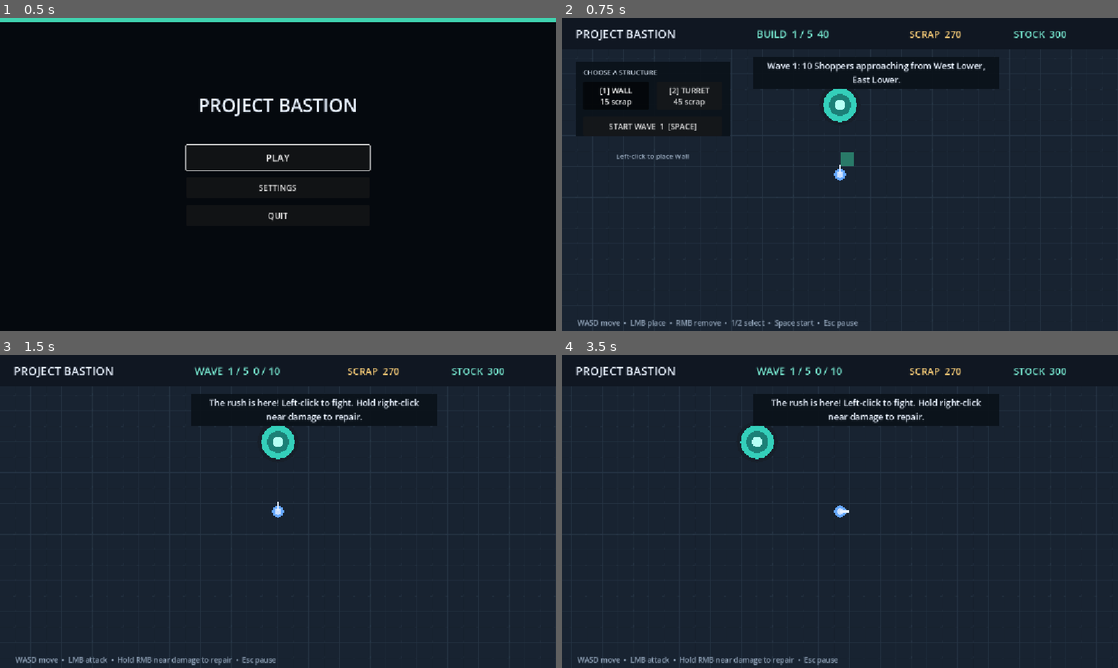
Above: before the commit, frames 1-4 (two rows, left to right).
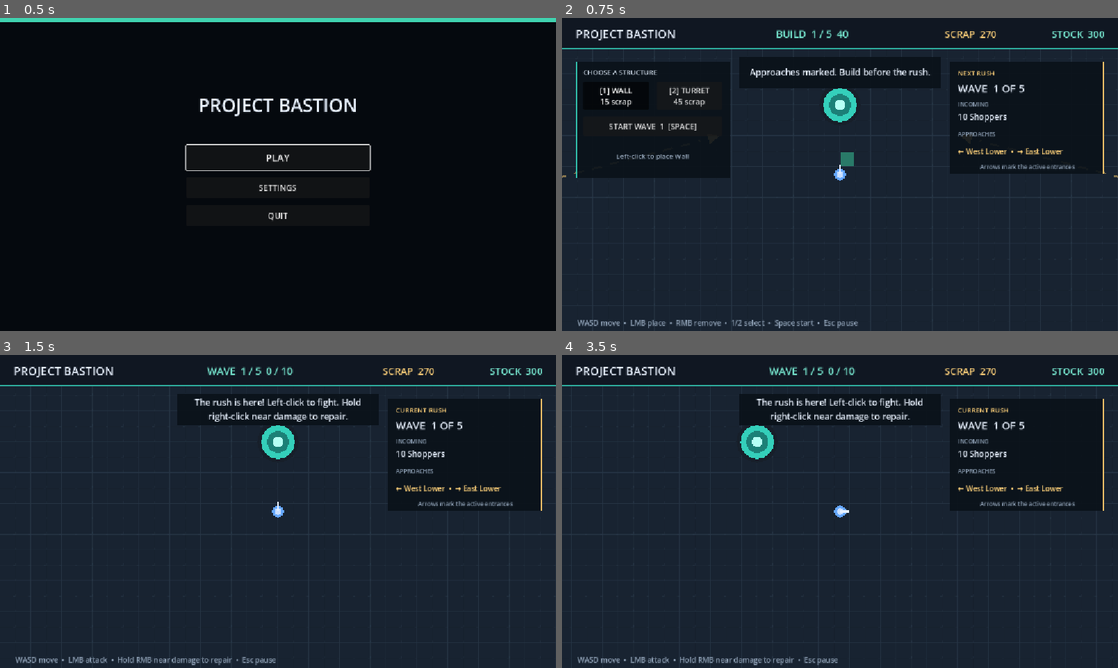
Above: after the commit, the same moments.

Repository: JarredTD/ProjectBastion
Game: Godot game, scene res://scenes/ui/main_menu.tscn
Two runs of this game, one before a commit and one after it. Both use one fixed random seed, a clock stepped at 60 frames per second and the inputs below. Sound files missing from this copy of the repository are replaced by a short silence.
Inputs (mouse positions are in pixels of both pictures, inside the frame that each line leads up to):
- Up to frame 1 (0.5 s): no input
- Up to frame 2 (0.75 s): click "PLAY" at 0.5 s
- Up to frame 3 (1.5 s): click "START WAVE 1 [SPACE]" at 1.25 s
- Up to frame 4 (3.5 s): tap Enter at 2, 2.75 s; move the mouse to (962, 495) at 2.02 s; hold D (move_right) 2.03-2.75 s; tap 1 at 2.1 s; click (962, 495) at 2.17 s; tap Space at 2.27 s; drag from (728, 527) to (812, 574) at 2.77 s

Frame 1 is identical in both runs. In frame 2, 3.9% of the frame differs, in the area x 0-100%, y 3-52%; in frame 3, 3.6%; in frame 4, 3.8%.

Commit message:
feat: improve wave planning ui

Diff:
--- a/scenes/ui/hud.tscn
+++ b/scenes/ui/hud.tscn
@@ -20,6 +20,14 @@
 anchor_right = 1.0
 offset_bottom = 64.0
 color = Color(0.0627451, 0.0901961, 0.133333, 1)
+
+[node name="Accent" type="ColorRect" parent="Layout/TopBar"]
+anchor_top = 1.0
+anchor_right = 1.0
+anchor_bottom = 1.0
+offset_top = -2.0
+mouse_filter = 2
+color = Color(0.207843, 0.815686, 0.729412, 0.8)
 
 [node name="Title" type="Label" parent="Layout/TopBar"]
 offset_left = 28.0
@@ -39,6 +47,7 @@
 theme_override_colors/font_color = Color(0.470588, 0.917647, 0.823529, 1)
 theme_override_font_sizes/font_size = 21
 text = "BUILD  30"
+horizontal_alignment = 1
 
 [node name="ScrapLabel" type="Label" parent="Layout/TopBar"]
 unique_name_in_owner = true
@@ -51,6 +60,7 @@
 theme_override_colors/font_color = Color(1, 0.823529, 0.478431, 1)
 theme_override_font_sizes/font_size = 20
 text = "SCRAP  210"
+horizontal_alignment = 2
 
 [node name="CoreLabel" type="Label" parent="Layout/TopBar"]
 unique_name_in_owner = true
@@ -63,14 +73,21 @@
 theme_override_colors/font_color = Color(0.470588, 0.917647, 0.823529, 1)
 theme_override_font_sizes/font_size = 20
 text = "STOCK  300"
+horizontal_alignment = 2
 
 [node name="BuildPanel" type="ColorRect" parent="Layout"]
 unique_name_in_owner = true
 offset_left = 28.0
 offset_top = 92.0
 offset_right = 348.0
-offset_bottom = 244.0
+offset_bottom = 332.0
 color = Color(0.04, 0.07, 0.1, 0.92)
+
+[node name="Accent" type="ColorRect" parent="Layout/BuildPanel"]
+anchor_bottom = 1.0
+offset_right = 4.0
+mouse_filter = 2
+color = Color(0.207843, 0.815686, 0.729412, 0.9)
 
 [node name="BuildTitle" type="Label" parent="Layout/BuildPanel"]
 offset_left = 16.0
@@ -131,10 +148,10 @@
 layout_mode = 0
 anchor_left = 0.5
 anchor_right = 0.5
-offset_left = -180.0
+offset_left = -210.0
 offset_top = 80.0
-offset_right = 330.0
-offset_bottom = 148.0
+offset_right = 210.0
+offset_bottom = 144.0
 color = Color(0.04, 0.07, 0.1, 0.92)
 
 [node name="MessageLabel" type="Label" parent="Layout/MessagePanel"]
@@ -183,6 +200,97 @@
 vertical_alignment = 1
 mouse_filter = 2
 
+[node name="WaveIntelPanel" type="ColorRect" parent="Layout"]
+unique_name_in_owner = true
+layout_mode = 0
+anchor_left = 1.0
+anchor_right = 1.0
+offset_left = -348.0
+offset_top = 92.0
+offset_right = -28.0
+offset_bottom = 322.0
+mouse_filter = 2
+color = Color(0.04, 0.07, 0.1, 0.92)
+
+[node name="Accent" type="ColorRect" parent="Layout/WaveIntelPanel"]
+anchor_left = 1.0
+anchor_right = 1.0
+anchor_bottom = 1.0
+offset_left = -4.0
+mouse_filter = 2
+color = Color(1, 0.780392, 0.419608, 0.95)
+
+[node name="IntelTitle" type="Label" parent="Layout/WaveIntelPanel"]
+unique_name_in_owner = true
+offset_left = 16.0
+offset_top = 12.0
+offset_right = 304.0
+offset_bottom = 34.0
+theme_override_colors/font_color = Color(1, 0.823529, 0.478431, 1)
+theme_override_font_sizes/font_size = 14
+text = "NEXT RUSH"
+
+[node name="IntelWave" type="Label" parent="Layout/WaveIntelPanel"]
+unique_name_in_owner = true
+offset_left = 16.0
+offset_top = 38.0
+offset_right = 304.0
+offset_bottom = 68.0
+theme_override_colors/font_color = Color(0.913725, 0.94902, 1, 1)
+theme_override_font_sizes/font_size = 22
+text = "WAVE 1 OF 5"
+
+[node name="CompositionTitle" type="Label" parent="Layout/WaveIntelPanel"]
+offset_left = 16.0
+offset_top = 78.0
+offset_right = 304.0
+offset_bottom = 98.0
+theme_override_colors/font_color = Color(0.568627, 0.639216, 0.721569, 1)
+theme_override_font_sizes/font_size = 12
+text = "INCOMING"
+
+[node name="IntelComposition" type="Label" parent="Layout/WaveIntelPanel"]
+unique_name_in_owner = true
+offset_left = 16.0
+offset_top = 100.0
+offset_right = 304.0
+offset_bottom = 128.0
+theme_override_colors/font_color = Color(0.913725, 0.94902, 1, 1)
+theme_override_font_sizes/font_size = 17
+text = "10 Shoppers"
+autowrap_mode = 2
+
+[node name="ApproachTitle" type="Label" parent="Layout/WaveIntelPanel"]
+offset_left = 16.0
+offset_top = 140.0
+offset_right = 304.0
+offset_bottom = 160.0
+theme_override_colors/font_color = Color(0.568627, 0.639216, 0.721569, 1)
+theme_override_font_sizes/font_size = 12
+text = "APPROACHES"
+
+[node name="IntelApproaches" type="Label" parent="Layout/WaveIntelPanel"]
+unique_name_in_owner = true
+offset_left = 16.0
+offset_top = 162.0
+offset_right = 304.0
+offset_bottom = 206.0
+theme_override_colors/font_color = Color(1, 0.823529, 0.478431, 1)
+theme_override_font_sizes/font_size = 15
+text = "↖ North West  •  → East Lower"
+vertical_alignment = 1
+autowrap_mode = 2
+
+[node name="IntelHint" type="Label" parent="Layout/WaveIntelPanel"]
+offset_left = 16.0
+offset_top = 208.0
+offset_right = 304.0
+offset_bottom = 226.0
+theme_override_colors/font_color = Color(0.568627, 0.639216, 0.721569, 1)
+theme_override_font_sizes/font_size = 12
+text = "Arrows mark the active entrances"
+horizontal_alignment = 1
+
 [node name="HelpLabel" type="Label" parent="Layout"]
 unique_name_in_owner = true
 layout_mode = 0
--- a/scenes/world.tscn
+++ b/scenes/world.tscn
@@ -71,46 +71,54 @@
 position = Vector2(256, 32)
 script = ExtResource("3_approach")
 display_name = "North West"
+direction_icon = "↖"
 tags = Array[StringName]([&"north", &"west"])
 
 [node name="North East" type="Marker2D" parent="SpawnPoints"]
 position = Vector2(1792, 32)
 script = ExtResource("3_approach")
 display_name = "North East"
+direction_icon = "↗"
 tags = Array[StringName]([&"north", &"east"])
 
 [node name="East Upper" type="Marker2D" parent="SpawnPoints"]
 position = Vector2(2016, 320)
 script = ExtResource("3_approach")
 display_name = "East Upper"
+direction_icon = "→"
 tags = Array[StringName]([&"east", &"upper"])
 
 [node name="East Lower" type="Marker2D" parent="SpawnPoints"]
 position = Vector2(2016, 832)
 script = ExtResource("3_approach")
 display_name = "East Lower"
+direction_icon = "→"
 tags = Array[StringName]([&"east", &"lower"])
 
 [node name="South East" type="Marker2D" parent="SpawnPoints"]
 position = Vector2(1792, 1120)
 script = ExtResource("3_approach")
 display_name = "South East"
+direction_icon = "↘"
 tags = Array[StringName]([&"south", &"east"])
 
 [node name="South West" type="Marker2D" parent="SpawnPoints"]
 position = Vector2(256, 1120)
 script = ExtResource("3_approach")
 display_name = "South West"
+direction_icon = "↙"
 tags = Array[StringName]([&"south", &"west"])
 
 [node name="West Lower" type="Marker2D" parent="SpawnPoints"]
 position = Vector2(32, 832)
 script = ExtResource("3_approach")
 display_name = "West Lower"
+direction_icon = "←"
 tags = Array[StringName]([&"west", &"lower"])
 
 [node name="West Upper" type="Marker2D" parent="SpawnPoints"]
 position = Vector2(32, 320)
 script = ExtResource("3_approach")
 display_name = "West Upper"
+direction_icon = "←"
 tags = Array[StringName]([&"west", &"upper"])
--- a/scripts/game_state.gd
+++ b/scripts/game_state.gd
@@ -15,6 +15,8 @@
 var waves_cleared: int
 var wave_enemies: int
 var wave_enemies_defeated: int
+var wave_composition: String
+var wave_approaches: String
 var objective_wave_count: int
 var endless: bool
 var run_seed: int
@@ -38,6 +40,8 @@
 	waves_cleared = 0
 	wave_enemies = 0
 	wave_enemies_defeated = 0
+	wave_composition = ""
+	wave_approaches = ""
 	objective_wave_count = objective_waves
 	endless = false
 	run_seed = seed
--- a/scripts/main.gd
+++ b/scripts/main.gd
@@ -135,12 +135,10 @@
 	state.phase_time = wave_director.build_duration()
 	state.wave_enemies = wave_director.enemy_count()
 	state.wave_enemies_defeated = 0
+	state.wave_composition = wave_director.enemy_summary()
+	state.wave_approaches = wave_director.approach_summary()
 	player.combat_enabled = false
-	var wave_name := "Endless %d" % (state.wave_number - state.objective_wave_count) if state.endless else "Wave %d" % state.wave_number
-	state.show_message(
-		"%s: %s approaching from %s." % [wave_name, wave_director.enemy_summary(), wave_director.approach_summary()],
-		state.phase_time
-	)
+	state.show_message("Approaches marked. Build before the rush.", 4.0)
 
 ## Freezes active play and presents the final result.
 func finish_run(result: GameState.Phase, message: String) -> void:
--- a/scripts/managers/wave_director.gd
+++ b/scripts/managers/wave_director.gd
@@ -51,7 +51,7 @@
 		spawn_enemy()
 		spawn_cooldown = current_wave.spawn_interval
 
-## Chooses this wave's pressure points once so the player can prepare for them.
+## Chooses this wave's approaches before the build phase.
 func prepare_wave(wave_number: int) -> bool:
 	if run_definition == null:
 		return false
@@ -164,7 +164,7 @@
 		return world.core_position()
 	return approach.global_position
 
-## Chooses an approach using its map-authored relative weight.
+## Chooses an approach using its spawn weight.
 func choose_weighted_approach(points: Array[ApproachPoint]) -> ApproachPoint:
 	var total_weight := 0.0
 	for point in points:
@@ -199,7 +199,7 @@
 func approach_summary() -> String:
 	var names := PackedStringArray()
 	for point in approach_points:
-		names.append(point.display_name)
+		names.append(point.display_label())
 	return ", ".join(names)
 
 ## Returns the number of waves in the completable objective.
--- a/scripts/ui/hud.gd
+++ b/scripts/ui/hud.gd
@@ -5,6 +5,7 @@
 signal run_restart_requested
 signal endless_requested
 
+const GameConfig = preload("res://scripts/game_config.gd")
 const GameState = preload("res://scripts/game_state.gd")
 
 var state: GameState
@@ -18,6 +19,11 @@
 @onready var turret_button: Button = %TurretButton
 @onready var start_wave_button: Button = %StartWaveButton
 @onready var build_hint_label: Label = %BuildHintLabel
+@onready var wave_intel_panel: Control = %WaveIntelPanel
+@onready var intel_title: Label = %IntelTitle
+@onready var intel_wave: Label = %IntelWave
+@onready var intel_composition: Label = %IntelComposition
+@onready var intel_approaches: Label = %IntelApproaches
 @onready var help_label: Label = %HelpLabel
 @onready var message_panel: Control = %MessagePanel
 @onready var message_label: Label = %MessageLabel
@@ -60,7 +66,14 @@
 	phase_label.text = phase_text()
 	scrap_label.text = "SCRAP  %03d" % floori(state.scrap)
 	core_label.text = "STOCK  %03d" % ceili(state.base_hp)
+	core_label.modulate = Color("ed5b68") if state.base_hp <= GameConfig.MAX_BASE_HP * 0.3 else Color.WHITE
 	build_panel.visible = state.phase == GameState.Phase.BUILD
+	wave_intel_panel.visible = state.phase == GameState.Phase.BUILD or state.phase == GameState.Phase.DEFEND
+	if wave_intel_panel.visible:
+		intel_title.text = "NEXT RUSH" if state.phase == GameState.Phase.BUILD else "CURRENT RUSH"
+		intel_wave.text = wave_title()
+		intel_composition.text = state.wave_composition
+		intel_approaches.text = state.wave_approaches.replace(", ", "  •  ")
 	if build_definitions.size() >= 2:
 		wall_button.text = "[1] %s\n%d scrap" % [build_definitions[0].display_name, build_definitions[0].cost]
 		turret_button.text = "[2] %s\n%d scrap" % [build_definitions[1].display_name, build_definitions[1].cost]
@@ -100,6 +113,12 @@
 				return "ENDLESS  %d  %d / %d" % [state.wave_number - state.objective_wave_count, state.wave_enemies_defeated, state.wave_enemies]
 			return "WAVE  %d / %d  %d / %d" % [state.wave_number, state.objective_wave_count, state.wave_enemies_defeated, state.wave_enemies]
 
+## Builds the compact wave name shown in the rush-intelligence panel.
+func wave_title() -> String:
+	if state.endless:
+		return "ENDLESS  %d" % (state.wave_number - state.objective_wave_count)
+	return "WAVE  %d OF %d" % [state.wave_number, state.objective_wave_count]
+
 ## Returns the controls that matter in the current phase.
 func help_text() -> String:
 	match state.phase:
--- a/scripts/world/approach_point.gd
+++ b/scripts/world/approach_point.gd
@@ -3,16 +3,39 @@
 extends Marker2D
 
 @export var display_name := "Approach"
+@export var direction_icon := "→"
 @export var spawn_enabled := true
 @export_range(0.0, 100.0, 0.1) var spawn_weight := 1.0
 @export var tags: Array[StringName] = []
 @export var indicator_color := Color("f6c76b")
+@export_range(80.0, 900.0, 10.0) var indicator_reach := 760.0
 
 var highlighted := false
+var target_position := Vector2.ZERO
+var pulse_time := 0.0
+
+func _ready() -> void:
+	set_process(false)
+
+## Points the warning arrow toward the map objective.
+func set_target_position(value: Vector2) -> void:
+	target_position = value
+	queue_redraw()
+
+## Formats this approach for the HUD.
+func display_label() -> String:
+	return "%s %s" % [direction_icon, display_name]
 
 ## Shows or hides the build-phase warning drawn at this approach.
 func set_highlighted(value: bool) -> void:
 	highlighted = value
+	pulse_time = 0.0
+	set_process(value and not Engine.is_editor_hint())
+	queue_redraw()
+
+## Animates the active arrow.
+func _process(delta: float) -> void:
+	pulse_time += delta
 	queue_redraw()
 
 ## Draws a subtle editor marker and a stronger runtime warning when selected.
@@ -21,15 +44,39 @@
 		draw_circle(Vector2.ZERO, 7.0, Color(indicator_color, 0.35))
 		draw_arc(Vector2.ZERO, 12.0, 0.0, TAU, 24, Color(indicator_color, 0.7), 2.0)
 	elif highlighted:
-		draw_circle(Vector2.ZERO, 20.0, Color(indicator_color, 0.2))
-		draw_arc(Vector2.ZERO, 26.0, 0.0, TAU, 32, indicator_color, 3.0)
-		draw_arc(Vector2.ZERO, 34.0, 0.0, TAU, 32, Color(indicator_color, 0.45), 2.0)
+		var pulse := (sin(pulse_time * 4.0) + 1.0) * 0.5
+		draw_circle(Vector2.ZERO, 20.0 + pulse * 3.0, Color(indicator_color, 0.18))
+		draw_arc(Vector2.ZERO, 27.0 + pulse * 3.0, 0.0, TAU, 32, indicator_color, 3.0)
+		draw_approach_arrow(pulse)
 
-## Surfaces common map-authoring mistakes in the scene inspector.
+## Draws the path toward the stock.
+func draw_approach_arrow(pulse: float) -> void:
+	var target := to_local(target_position)
+	if target.is_zero_approx():
+		return
+	var direction := target.normalized()
+	var reach := minf(indicator_reach, maxf(60.0, target.length() - 72.0))
+	var distance := 38.0
+	while distance < reach - 34.0:
+		var segment_end := minf(distance + 20.0, reach - 34.0)
+		draw_line(direction * distance, direction * segment_end, Color(indicator_color, 0.5), 4.0)
+		distance += 38.0
+	var tip := direction * (reach + pulse * 8.0)
+	var arrow_base := tip - direction * 24.0
+	var normal := Vector2(-direction.y, direction.x)
+	draw_colored_polygon(PackedVector2Array([
+		tip,
+		arrow_base + normal * 12.0,
+		arrow_base - normal * 12.0,
+	]), indicator_color)
+
+## Warns about missing approach settings in the inspector.
 func _get_configuration_warnings() -> PackedStringArray:
 	var warnings := PackedStringArray()
 	if display_name.strip_edges().is_empty():
 		warnings.append("Display name cannot be empty.")
+	if direction_icon.strip_edges().is_empty():
+		warnings.append("Direction icon cannot be empty.")
 	if spawn_enabled and spawn_weight <= 0.0:
 		warnings.append("An enabled approach needs a positive spawn weight.")
 	return warnings
--- a/scripts/world_view.gd
+++ b/scripts/world_view.gd
@@ -6,13 +6,18 @@
 @onready var core_health_bar: Node2D = %CoreHealthBar
 @onready var core_health_fill: ColorRect = %CoreHealthFill
 
+## Points each approach warning toward the stock.
+func _ready() -> void:
+	for point in approach_points():
+		point.set_target_position(core_position())
+
 ## Keeps the core health bar in step with the current match state.
 func _process(_delta: float) -> void:
 	var health_ratio: float = clampf(game.state.base_hp / GameConfig.MAX_BASE_HP, 0.0, 1.0)
 	core_health_fill.size.x = 76.0 * health_ratio
 	core_health_bar.visible = health_ratio < 1.0
 
-## Returns the playable rectangle authored by the Arena control.
+## Returns the playable area.
 func arena_rect() -> Rect2:
 	return Rect2($Arena.position, $Arena.size)
 
@@ -20,11 +25,11 @@
 func core_position() -> Vector2:
 	return $Core.global_position
 
-## Returns the authored starting position for the player.
+## Returns the player's starting position.
 func player_start_position() -> Vector2:
 	return $PlayerStart.global_position
 
-## Collects every authored enemy approach point.
+## Returns the enemy approach points in this map.
 func approach_points() -> Array[ApproachPoint]:
 	var points: Array[ApproachPoint] = []
 	for point in $SpawnPoints.get_children():
